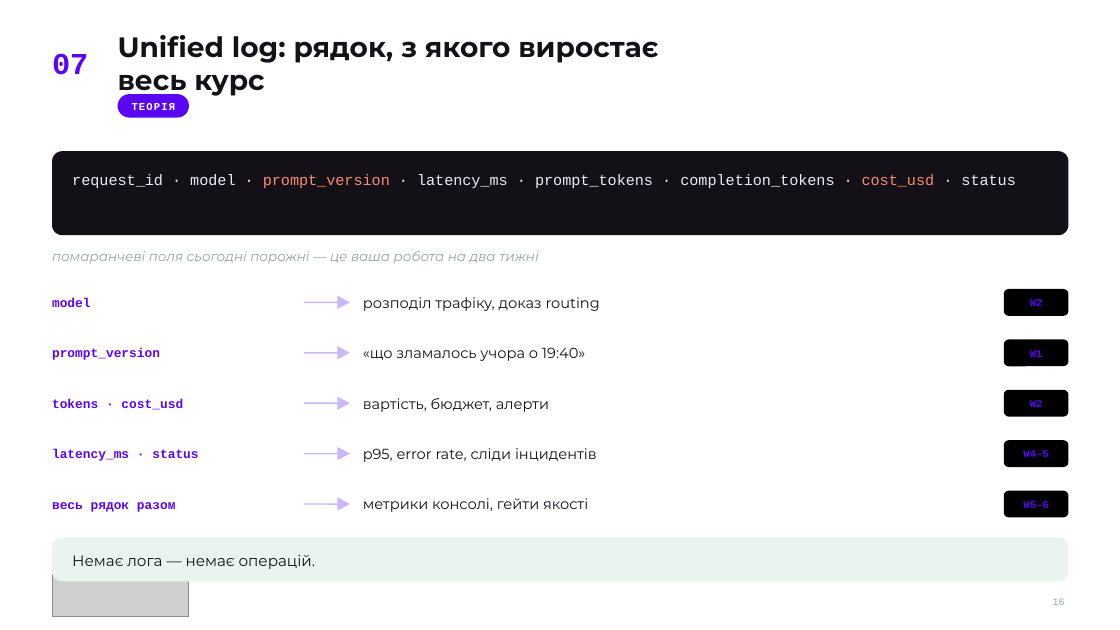
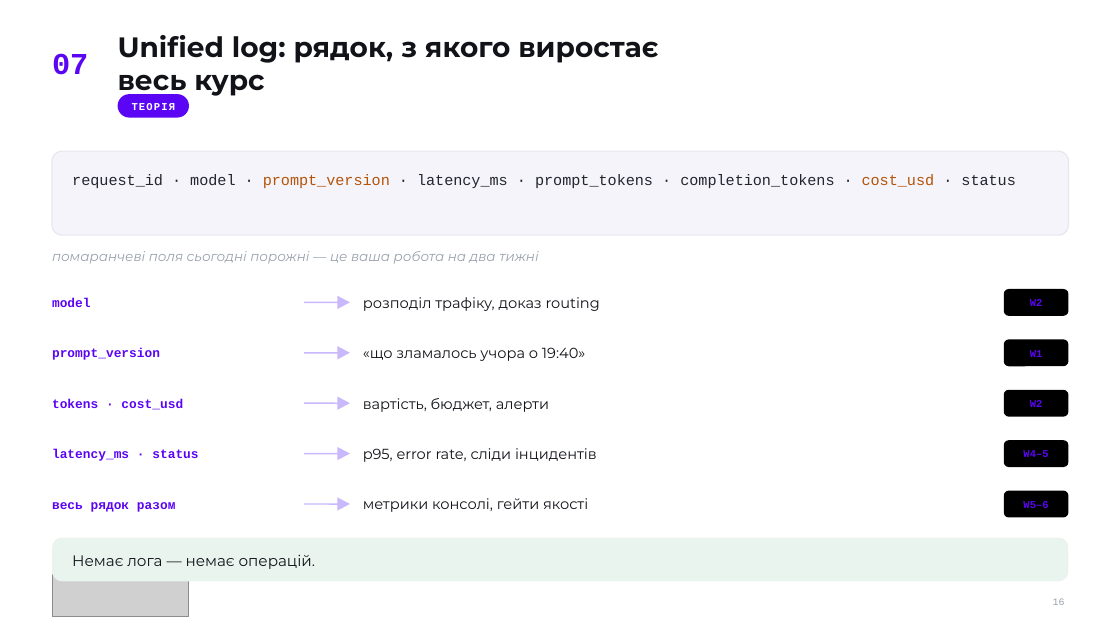
Before and after one commit to TarasFedorenkoFTV/llmops-bootcamp, a slide deck: slide 16 of docs/decks/L01.pptx. Drawn at 1120x630 pixels with LibreOffice and Linux fonts; fonts in the diff are those of the drawing; grey boxes stand for pictures. Boxes give left, top, right and bottom in pixels: in the first picture for what was removed or moved away, otherwise in the second. Text is boxed around its words. In the diff, an @@ line names an element or a change of style, - is before the commit and + after.

```diff
--- a/docs/decks/L01.pptx
+++ b/docs/decks/L01.pptx
@@ rounded rectangle at <box>52,151,1069,235</box>: fill #141018 to #F5F4FA; outline none to #E6E7EC 1 pt @@
@@ text "request_id · model · prompt_version ..." at <box>72,174,1015,188</box>: text colour #ECE8F6 to #23262F in "request_id · model · · latency_ms · ..."; text colour #F78C6C to #B45309 in "prompt_version cost_usd" @@
```
Also in this commit, not shown: 3 other slides changed, 23 other files.
